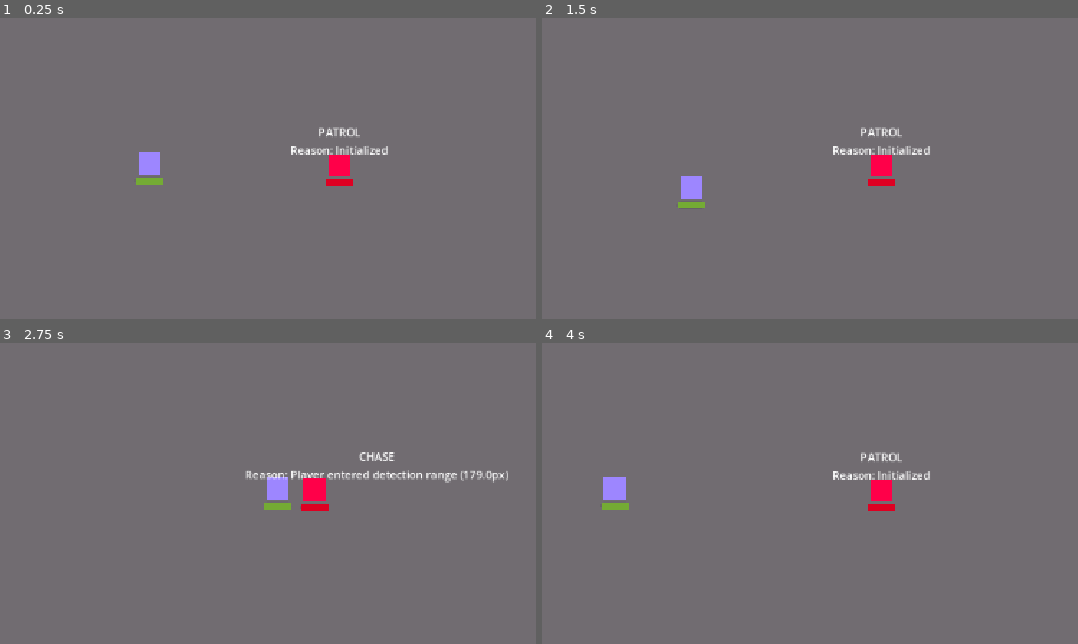
Above: before the commit, frames 1-4 (two rows, left to right).
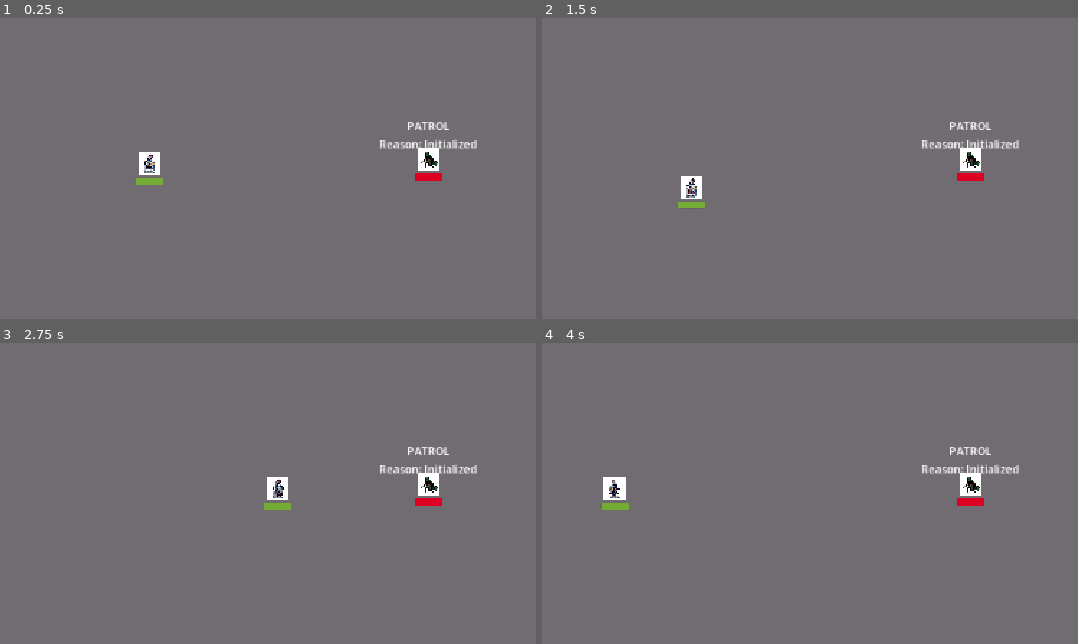
Above: after the commit, the same moments.

Repository: Prats1729/adaptive-npc-ai-FSM
Game: Godot game, scene res://scenes/arena.tscn
Same seed, same stepped clock (60 frames per second), same inputs: the game is played once before the commit and once after it.
Inputs:
- Up to frame 1 (0.25 s): no input
- Up to frame 2 (1.5 s): tap Enter (ui_accept) at 0.5, 0.77 s; hold Right (ui_right) 0.53-1.28 s; tap R at 0.6, 1.35 s; hold Down (ui_down) from 1.28 s (still down)
- Up to frame 3 (2.75 s): tap Enter (ui_accept) at 1.52 s; release Down (ui_down) at 2.03 s; hold Right (ui_right) from 2.03 s (still down); tap R at 2.1 s
- Up to frame 4 (4 s): release Right (ui_right) at 2.78 s; hold Up (ui_up) 2.78-3.53 s; tap R at 2.85, 3.6 s; tap Enter (ui_accept) at 3.02, 3.77 s; hold Left (ui_left) from 3.53 s (still down)

The runs differ from the first frame. In frame 1, 2.1% of the frame differs, in the area x 25-89%, y 34-56%; in frame 2, 2.1%; in frame 3, 2.4%, in the area x 45-95%, y 34-56%; in frame 4, 2.1%.

Commit message:
Load Character assets

Diff:
--- a/scenes/arena.tscn
+++ b/scenes/arena.tscn
@@ -53,7 +53,7 @@
 position = Vector2(415, 319)
 
 [node name="EnemyNPC" parent="." unique_id=1502939056 instance=ExtResource("2_wl4x5")]
-position = Vector2(689, 322)
+position = Vector2(817, 313)
 
 [node name="WorldEnvironment" type="WorldEnvironment" parent="." unique_id=671403823]
 environment = SubResource("Environment_eo7yt")
--- a/scenes/enemy_npc.tscn
+++ b/scenes/enemy_npc.tscn
@@ -2,6 +2,7 @@
 
 [ext_resource type="Script" uid="uid://c51rtcufu8iur" path="res://scripts/enemy_npc.gd" id="1_n6ve1"]
 [ext_resource type="Script" uid="uid://brg1jkyxxorjo" path="res://scripts/enemy_fsm.gd" id="2_phado"]
+[ext_resource type="Texture2D" uid="uid://na1pp33jjhie" path="res://assets/rogue.jpg" id="3_enemy_tex"]
 
 [sub_resource type="RectangleShape2D" id="RectangleShape2D_x2ntn"]
 size = Vector2(32, 32)
@@ -14,6 +15,10 @@
 
 [node name="CollisionShape2D" type="CollisionShape2D" parent="." unique_id=1540427907]
 shape = SubResource("RectangleShape2D_x2ntn")
+
+[node name="Sprite2D" type="Sprite2D" parent="." unique_id=1874193074]
+scale = Vector2(0.03125, 0.03125)
+texture = ExtResource("3_enemy_tex")
 
 [node name="Node" type="Node" parent="." unique_id=100715776]
 script = ExtResource("2_phado")
@@ -33,10 +38,3 @@
 offset_bottom = 30.0
 theme_override_styles/fill = SubResource("StyleBoxFlat_4ag8t")
 show_percentage = false
-
-[node name="ColorRect" type="ColorRect" parent="." unique_id=1874193074]
-offset_left = -16.0
-offset_top = -16.0
-offset_right = 16.0
-offset_bottom = 16.0
-color = Color(1.1595734, 0, 0.28538418, 1)
--- a/scenes/player.tscn
+++ b/scenes/player.tscn
@@ -1,6 +1,7 @@
 [gd_scene format=3 uid="uid://x0pv8aasw4v8"]
 
 [ext_resource type="Script" uid="uid://vrjtpkeoytqe" path="res://scripts/player.gd" id="1_3vyb7"]
+[ext_resource type="Texture2D" uid="uid://cdlkqu2n8k5l6" path="res://assets/knight.jpg" id="2_player_tex"]
 
 [sub_resource type="RectangleShape2D" id="RectangleShape2D_x2ntn"]
 size = Vector2(32, 32)
@@ -14,6 +15,10 @@
 [node name="CollisionShape2D" type="CollisionShape2D" parent="." unique_id=1055580973]
 shape = SubResource("RectangleShape2D_x2ntn")
 
+[node name="Sprite2D" type="Sprite2D" parent="." unique_id=1546552380]
+scale = Vector2(0.03125, 0.03125)
+texture = ExtResource("2_player_tex")
+
 [node name="ProgressBar" type="ProgressBar" parent="." unique_id=1941832126]
 offset_left = -20.0
 offset_top = 20.0
@@ -21,10 +26,3 @@
 offset_bottom = 30.0
 theme_override_styles/fill = SubResource("StyleBoxFlat_7ft05")
 show_percentage = false
-
-[node name="ColorRect" type="ColorRect" parent="." unique_id=1546552380]
-offset_left = -16.0
-offset_top = -16.0
-offset_right = 16.0
-offset_bottom = 16.0
-color = Color(0.61516815, 0.5261788, 1.353256, 1)
